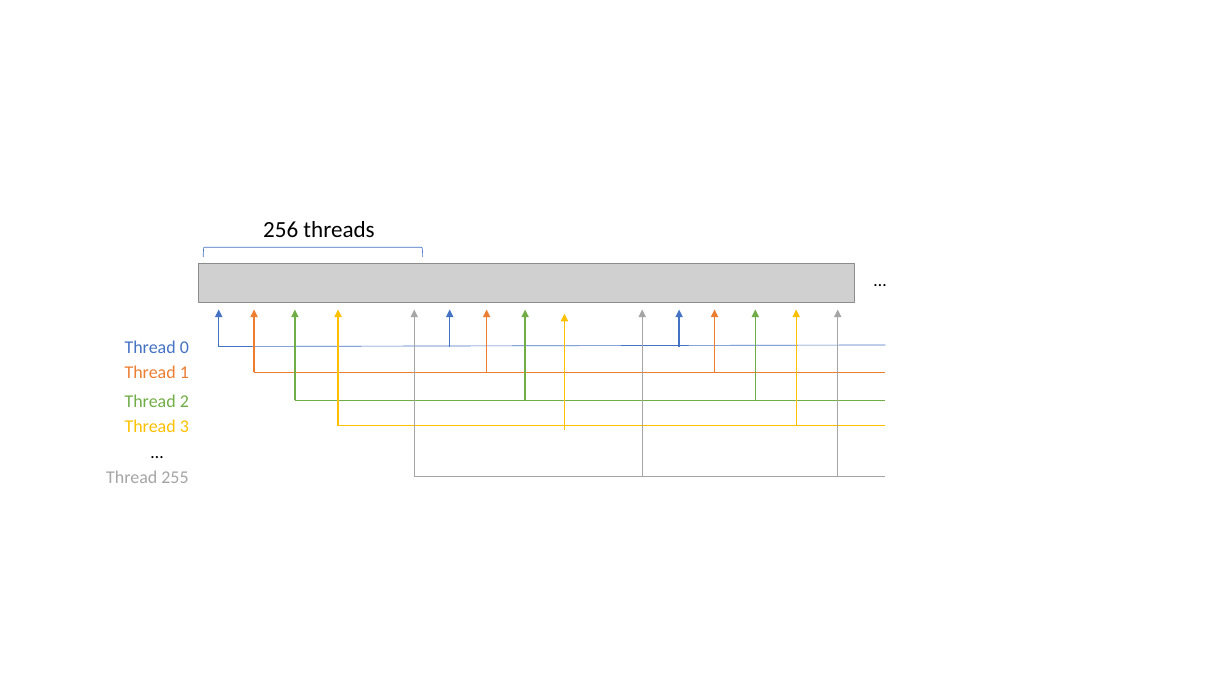
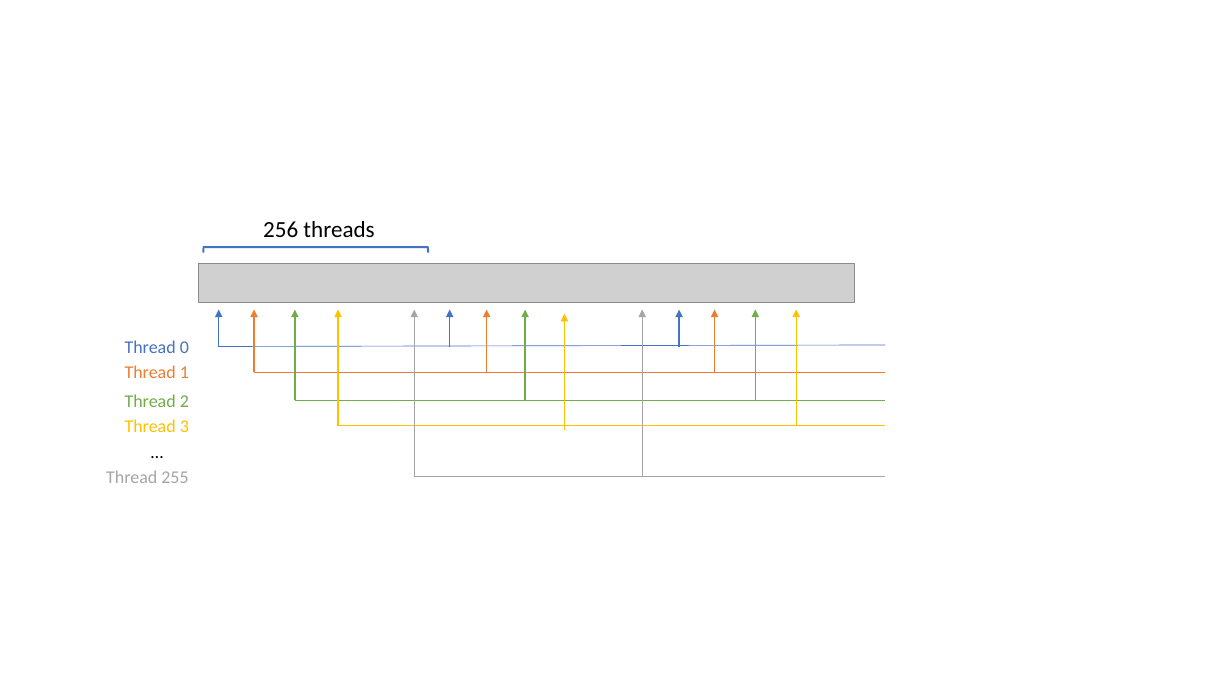
Before and after one commit to nima3333/cuda_tests, a slide deck: slide 1 of doc/src.pptx. Drawn at 1232x693 pixels with LibreOffice and Linux fonts; fonts in the diff are those of the drawing; grey boxes stand for pictures. Boxes give left, top, right and bottom in pixels: in the first picture for what was removed or moved away, otherwise in the second. Text is boxed around its words. In the diff, an @@ line names an element or a change of style, - is before the commit and + after.

```diff
--- a/doc/src.pptx
+++ b/doc/src.pptx
@@ right bracket resized from (x1=203, y1=247, x2=422, y2=257) to (x1=204, y1=247, x2=428, y2=253) @@
@@ right bracket at (x1=204, y1=247, x2=428, y2=253): outline #4472C4 0.5 pt to #4472C4 1.5 pt @@
@@ text removed at (x1=839, y1=263, x2=922, y2=295) @@
-…
@@ arrow removed from (838, 477) to (838, 310) @@
```
Also in this commit, not shown: 1 slide added, 2 other files.
